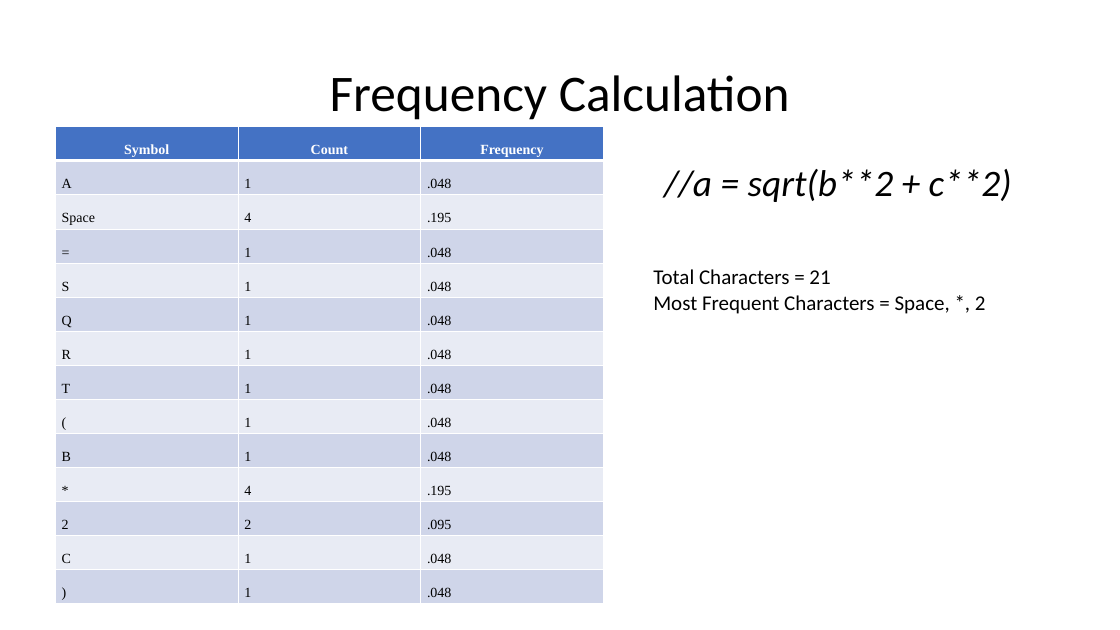
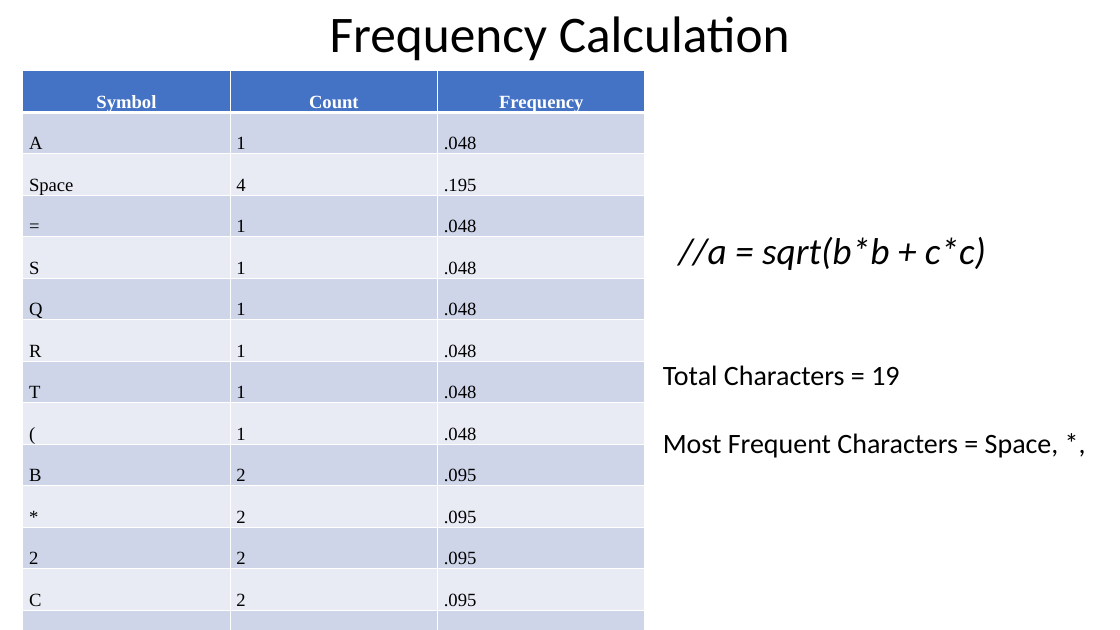
Before and after one commit to mjdecker/Commented-out-Code-Analysis, a slide deck: slide 8 of AUTOMATIC IDENTIFICATION AND ANALYSIS OF COMMENTED OUT CODE.pptx. Drawn at 1120x630 pixels with LibreOffice and Linux fonts; fonts in the diff are those of the drawing. Boxes give left, top, right and bottom in pixels: in the first picture for what was removed or moved away, otherwise in the second. Text is boxed around its words. In the diff, an @@ line names an element or a change of style, - is before the commit and + after.

```diff
--- a/AUTOMATIC IDENTIFICATION AND ANALYSIS OF COMMENTED OUT CODE.pptx
+++ b/AUTOMATIC IDENTIFICATION AND ANALYSIS OF COMMENTED OUT CODE.pptx
@@ title "Frequency Calculation": place and size @@
-title "Frequency Calculation" at (330,75,790,120)
+title "Frequency Calculation" at (330,16,790,61)
@@ table at (23,71,645,611) @@
-row 10, column 2: 1
+row 10, column 2: 2
-row 10, column 3: .048
+row 10, column 3: .095
-row 11, column 2: 4
+row 11, column 2: 2
-row 11, column 3: .195
+row 11, column 3: .095
-row 13, column 2: 1
+row 13, column 2: 2
-row 13, column 3: .048
+row 13, column 3: .095
@@ size 12 to 16 pt in "Symbol", "Count", "Frequency", "A" and 32 more places @@
@@ table: place and size @@
-table at (55,127,602,604)
+table at (23,71,645,611)
@@ text at (679,237,986,270): text changed @@
-//a = sqrt(b**2 + c**2)
+//a = sqrt(b*b + c*c)
@@ text at (663,365,1059,458): text changed; size 18 to 24 pt @@
-Total Characters = 21
-Most Frequent Characters = Space, *, 2
+Total Characters = 19
+Most Frequent Characters = Space, *,
```
Also in this commit, not shown: 5 other slides changed, 7 slides added, 3 slides removed.
